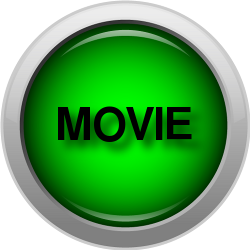
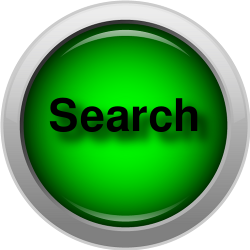
Two versions of the same layered image (250px x 250px). Layer-by-layer changes:
renamed "MOVIE" to "Search", painted on it over [48, 94, 217, 160]
removed layer "Drop Shadow" (was 80%) over [53, 102, 212, 160]
